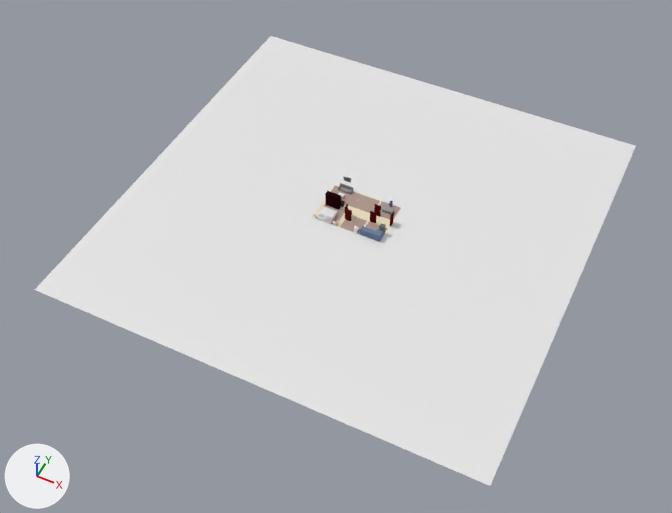
A saved change to the Blender file app/blender/morning.blend.
The view is the same before and after, from a camera (50 mm lens) standing at (36.7, -79.6, 89.2) and looking at (-0.5, -5.2, -3.9). The lights are fixed; the arrows at lower left show +X, +Y and +Z.

Objects in the first picture: 'bed', 'ground', 'wardrobe'.
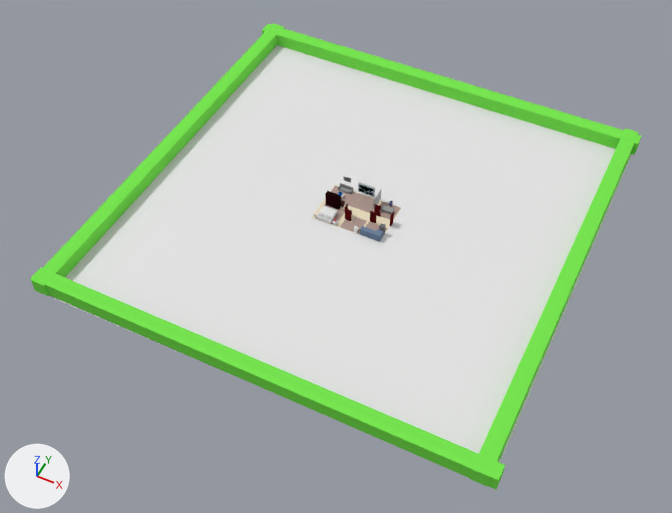
Pixel boxes [x1, y1, x2, y2] of what changed, in the pictures (672 x 513 px):
'Cube.002', added (green)
    after: [30, 268, 505, 490]
'Cube.003', added (green)
    after: [262, 24, 641, 155]
'Cube.000', added (green)
    after: [31, 23, 284, 296]
'Cube.001', added (green)
    after: [470, 128, 639, 487]
'bed', moved
    before: [317, 207, 337, 224]
    after: [317, 206, 337, 223]
'up_map', added
    after: [358, 182, 375, 197]
'console', added
    after: [373, 189, 382, 209]

Diff of the bpy script that builds the scene:
```diff
--- a/app/blender/morning.blend.py
+++ b/app/blender/morning.blend.py
@@ mat_material @@
 mat_material = diffuse_material('Material')
-mat_material.base_color = (0.8, 0.8, 0.8)  # white #e7e7e7
+mat_material.base_color = (0.0, 0.0, 0.0)  # black #000000
@@ mat_material_003 @@
 mat_material_003 = diffuse_material('Material.003')
-mat_material_003.base_color = (0.0204, 0.00208, 0.00454)  # black #27070e
+mat_material_003.base_color = (0.19, 0.8, 0.0836)  # green #79e752
@@ mat_material_010 @@
+mat_material_010 = diffuse_material('Material.010')
+mat_material_010.base_color = (0.0, 0.0, 0.0)  # black #000000
@@ mat_material_006 @@
+mat_material_006 = diffuse_material('Material.006')
+mat_material_006.base_color = (0.507, 0.507, 0.507)  # grey #bdbdbd
@@ mat_walls_001 @@
+mat_walls_001 = diffuse_material('Walls.001')
+mat_walls_001.base_color = (0.536, 0.652, 0.736)  # light grey #c1d3df
@@ mat_material_000 @@
+mat_material_000 = diffuse_material('Material.000')
+mat_material_000.base_color = (0.507, 0.507, 0.507)  # grey #bdbdbd
@@ me_cube_012 @@
+me_cube_012.from_pydata(...)  # 32 vertices, 30 faces; spans x -1.0..1.0, y -1.0..1.0, z -1.0..1.0
+# faces by material slot: [1, 29]
+me_cube_012.materials.append(mat_material_010)  # black #000000
+me_cube_012.materials.append(mat_material_006)  # grey #bdbdbd
@@ me_cube_007 @@
+me_cube_007.from_pydata(...)  # 200 vertices, 176 faces; spans x -3.0..3.0, y -69.0..150.0, z -4.0..1.0
+# faces by material slot: [146, 1, 29]
+me_cube_007.materials.append(mat_walls_001)  # light grey #c1d3df
+me_cube_007.materials.append(mat_material)  # black #000000
+me_cube_007.materials.append(mat_material_000)  # grey #bdbdbd
@@ me_cube_006_1 @@
+me_cube_006_1.from_pydata(...)  # a box spanning x -1.0..1.0, y -1.0..1.0, z -1.0..1.0
+me_cube_006_1.materials.append(mat_material_003)  # green #79e752
@@ ob_bed @@
 ob_bed = bpy.data.objects.new('bed', None)
-ob_bed.location = (-3.3, -2.4, 0.0)
+ob_bed.location = (-3.3, -2.4, 0.1)
 ob_bed.show_instancer_for_render = False
@@ ob_console @@
+ob_console = bpy.data.objects.new('console', me_cube_012)
+ob_console.location = (1.9, 2.3, 1.3)
+ob_console.scale = (0.0616, 1.15, 0.832)
@@ ob_up_map @@
+ob_up_map = bpy.data.objects.new('up_map', me_cube_007)
+ob_up_map.location = (0.2, 3.3, 1.3)
+ob_up_map.rotation_euler = (0.0, -1.571, 1.571)  # degrees (0, -90, 90)
+ob_up_map.scale = (-0.282, 0.011, 0.0461)
@@ ob_cube_001 @@
+ob_cube_001 = bpy.data.objects.new('Cube.001', me_cube_006_1)
+ob_cube_001.location = (28.8, 0.2, 1.0)
+ob_cube_001.scale = (1.0, 30.4, 1.0)
@@ ob_cube_000 @@
+ob_cube_000 = bpy.data.objects.new('Cube.000', me_cube_006_1.copy())
+ob_cube_000.location = (-28.8, 0.3, 1.1)
+ob_cube_000.scale = (1.0, 30.4, 1.0)
@@ ob_cube_002 @@
+ob_cube_002 = bpy.data.objects.new('Cube.002', me_cube_006_1.copy())
+ob_cube_002.location = (0.3, -29.0, 1.1)
+ob_cube_002.rotation_euler = (0.0, 0.0, -1.575)  # degrees (0, 0, -90)
+ob_cube_002.scale = (1.0, 30.4, 1.0)
@@ ob_cube_003 @@
+ob_cube_003 = bpy.data.objects.new('Cube.003', me_cube_006_1.copy())
+ob_cube_003.location = (-0.1, 29.1, 1.0)
+ob_cube_003.rotation_euler = (0.0, 0.0, -1.575)  # degrees (0, 0, -90)
+ob_cube_003.scale = (1.0, 30.4, 1.0)
```
